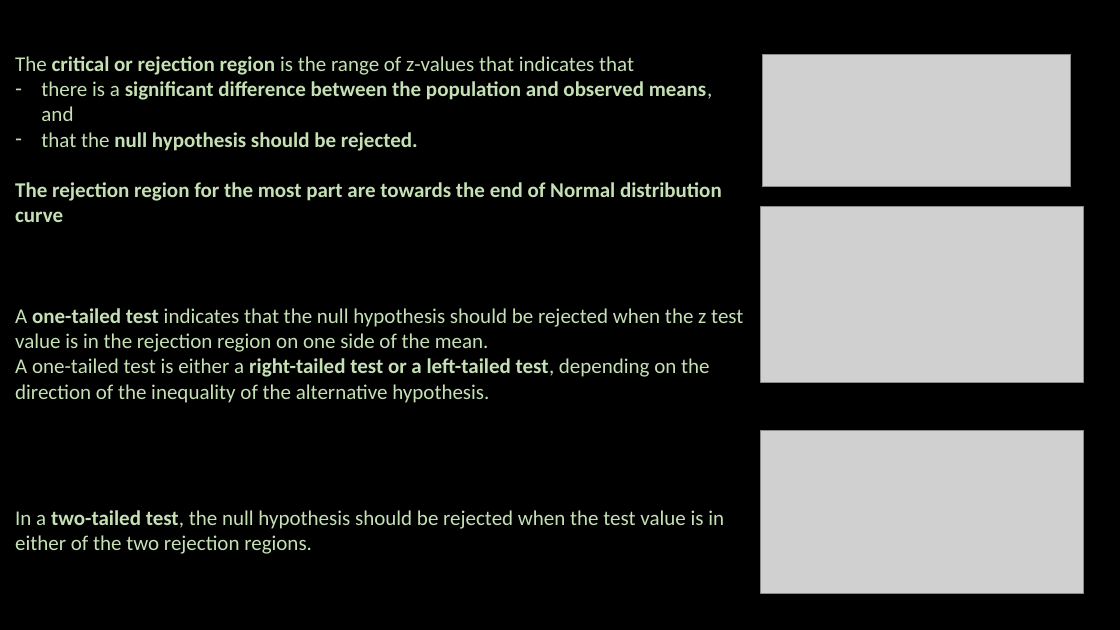
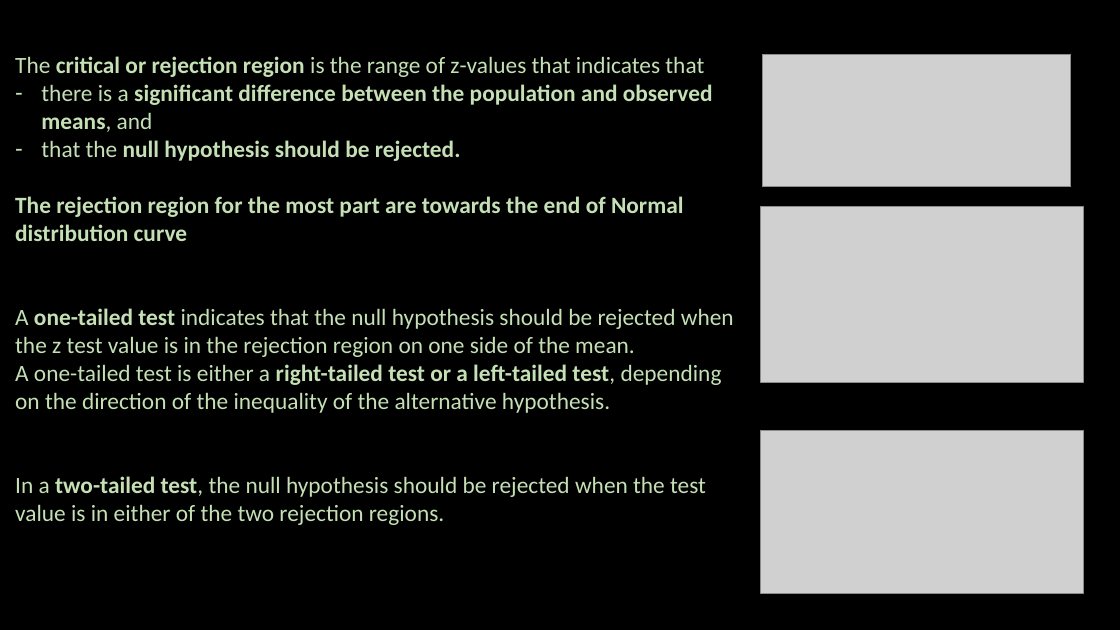
Before and after one commit to ash322ash422/youtube, a slide deck: slide 14 of probability_and_statistics/5_inference/Hypothesis-Testing1_z-test.pptx (slide 10 before the commit). Drawn at 1120x630 pixels with LibreOffice and Linux fonts; fonts in the diff are those of the drawing; grey boxes stand for pictures. Boxes give left, top, right and bottom in pixels: in the first picture for what was removed or moved away, otherwise in the second. Text is boxed around its words. In the diff, an @@ line names an element or a change of style, - is before the commit and + after.

```diff
--- a/probability_and_statistics/5_inference/Hypothesis-Testing1_z-test.pptx
+++ b/probability_and_statistics/5_inference/Hypothesis-Testing1_z-test.pptx
@@ text "The critical or rejection region ..." at [15, 56, 734, 525]: size 18 to 20 pt @@
```
Also in this commit, not shown: 12 other slides changed, 10 slides added, 1 slide removed, 7 other files.
